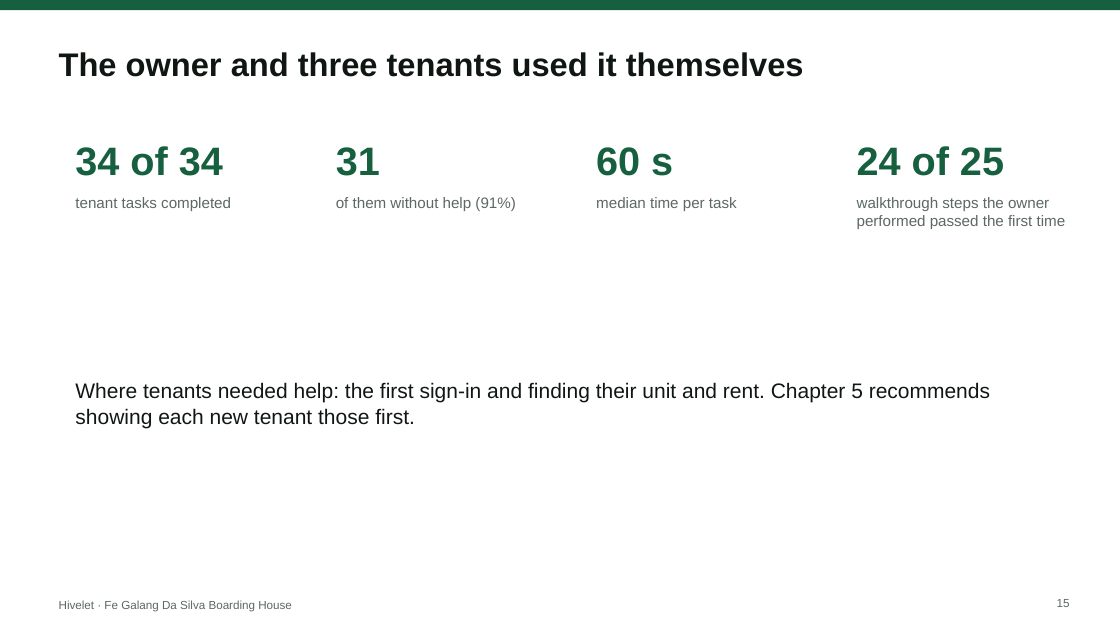
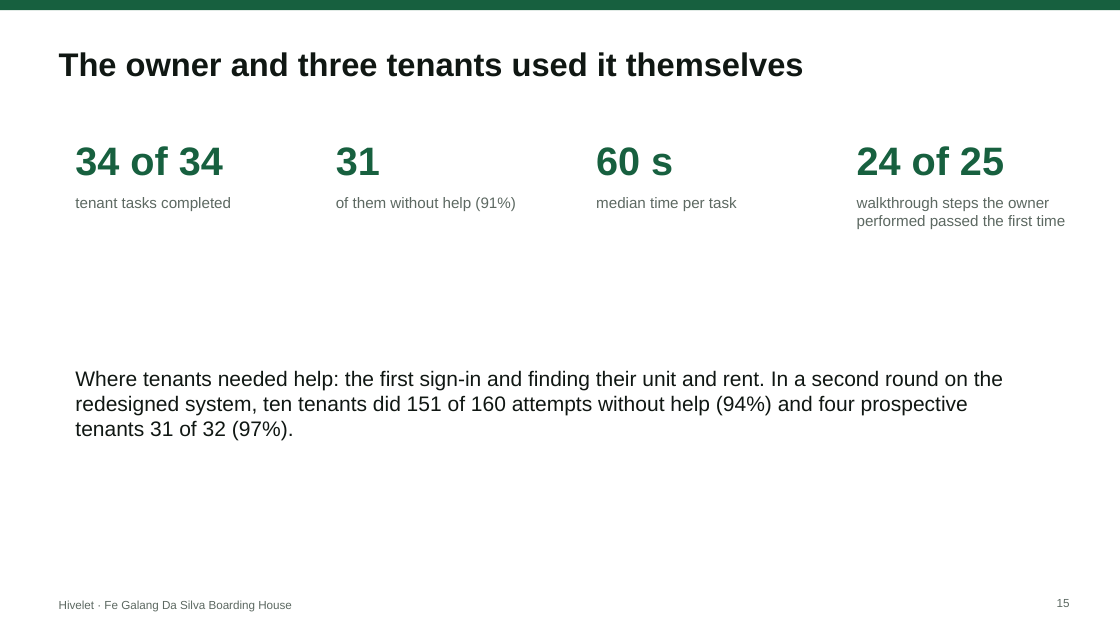
Before and after one commit to SeanJerve/hivelet, a slide deck: slide 15 of FINAL/HIVELET DEFENSE SLIDES.pptx. Drawn at 1120x630 pixels with LibreOffice and Linux fonts; fonts in the diff are those of the drawing. Boxes give left, top, right and bottom in pixels: in the first picture for what was removed or moved away, otherwise in the second. Text is boxed around its words. In the diff, an @@ line names an element or a change of style, - is before the commit and + after.

```diff
--- a/FINAL/HIVELET DEFENSE SLIDES.pptx
+++ b/FINAL/HIVELET DEFENSE SLIDES.pptx
@@ text at (75, 370, 1003, 441): text changed @@
-Where tenants needed help: the first sign-in and finding their unit and rent. Chapter 5 recommends showing each new tenant those first.
+Where tenants needed help: the first sign-in and finding their unit and rent. In a second round on the redesigned system, ten tenants did 151 of 160 attempts without help (94%) and four prospective tenants 31 of 32 (97%).
```
Also in this commit, not shown: 2 other slides changed, 33 other files.
